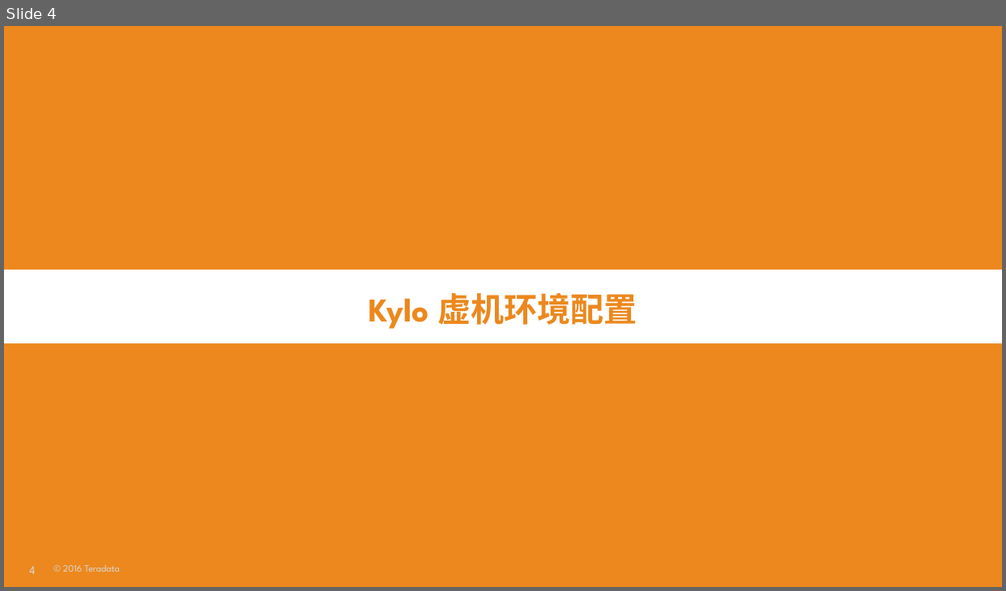
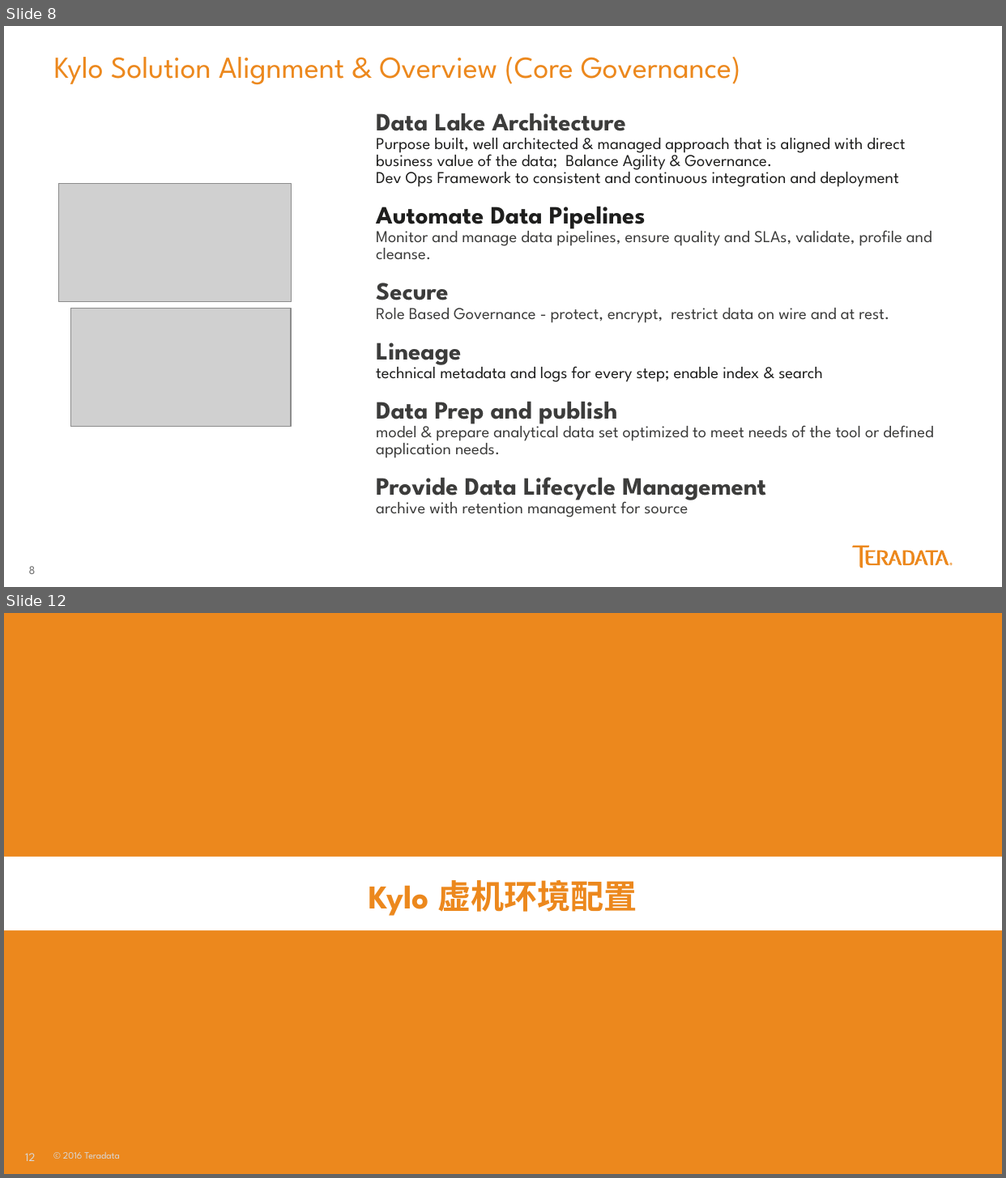
Before and after one commit to yaoran2000/MyTeradata, a slide deck: slides/Kylo配置与使用.pptx. Shown one above the other, each under a label of ours: slide 4 before the commit, slides 8 and 12 after it; the slides between them are not shown. The pictures are 1006x591 and 1006x1178 pixels, drawn with LibreOffice and Linux fonts; fonts in the diff are those of the drawing; grey boxes stand for pictures. Boxes give left, top, right and bottom in pixels: in the first picture for what was removed or moved away, otherwise in the second. Text is boxed around its words. In the diff, an @@ line names an element or a change of style, - is before the commit and + after.

Commit message:
Kylo update

```diff
--- a/slides/Kylo配置与使用.pptx
+++ b/slides/Kylo配置与使用.pptx
@@ slide 8 added at <box>4,26,1002,587</box>, background #FFFFFF; not listed: 1 template element that a slide beside it also shows @@
@@ text added at <box>54,57,740,85</box>, 22 pt, text #EC881D @@
+Kylo Solution Alignment & Overview (Core Governance)
@@ text added at <box>376,113,933,518</box>, 12 pt, text #3C3C3B @@
+  Data Lake Architecture
+  Purpose built, well architected & managed approach that is aligned with direct business value of the data; Balance Agility & Governance.
+  Dev Ops Framework to consistent and continuous integration and deployment
+  Automate Data Pipelines
+  Monitor and manage data pipelines, ensure quality and SLAs, validate, profile and cleanse.
+  Secure
+  Role Based Governance - protect, encrypt, restrict data on wire and at rest.
+  Lineage
+  technical metadata and logs for every step; enable index & search
+  Data Prep and publish
+  model & prepare analytical data set optimized to meet needs of the tool or defined application needs.
+  Provide Data Lifecycle Management
+  archive with retention management for source
@@ picture added at <box>59,184,292,302</box> @@
@@ picture added at <box>71,309,292,427</box> @@
@@ freeform shape added at <box>852,546,949,568</box>, fill #EC881D @@
@@ freeform shape added at <box>950,563,952,566</box>, fill #EC881D @@
@@ what was slide 4 is now slide 12 @@
@@ page number at <box>25,1153,35,1161</box>: text changed @@
-4
+12
```
Also in this commit, not shown: 4 slides changed, 12 other slides added, 2 slides removed, 3 other files.
